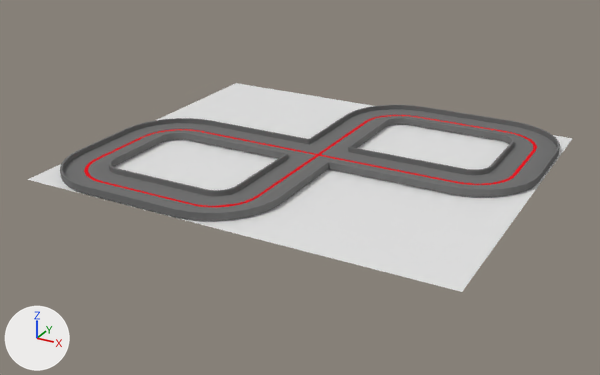
One commit to the Blender file car_description/blender/track.blend: the scene before it, then after it.
Before and after are seen from a 50 mm camera at (5.0, -9.62, 4.28) aimed at (-0.14, -0.28, -0.39). The axes (+X, +Y, +Z) are drawn at lower left. The lights are the same throughout.

In view in the first picture: 'Plane', 'Track (collision)'.
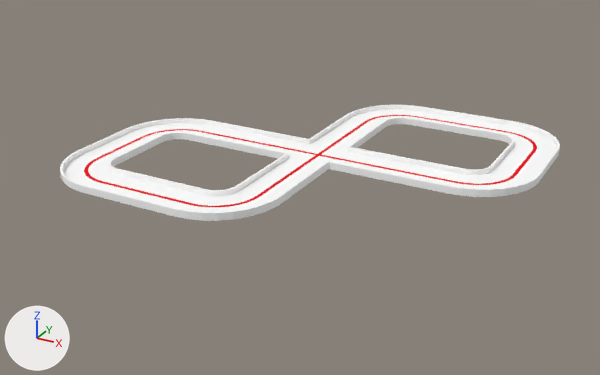
Where the newer file only moved an object's origin or applied its transform, the numbers keep the older frame.

Edits to the scene script, one JSON object a line:
```json
{"op": "set", "path": "mat_road_material.base_color", "old": "(0.173, 0.173, 0.173)", "new": "(1.0, 1.0, 1.0)", "note": "grey #737373 -> white #ffffff"}
{"op": "add", "block": "ob_plane", "code": "ob_plane.hide_viewport = True"}
```

Changed parts and their boxes [x1, y1, x2, y2] in the pictures (600 x 375 px):
```json
{"object": "Plane", "change": "hidden", "before": [27, 83, 573, 292]}
{"object": "Track (collision)", "change": "recoloured", "before": [60, 105, 560, 221], "after": [60, 105, 560, 221], "on screen": "grey to white"}
```
